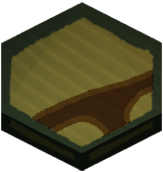
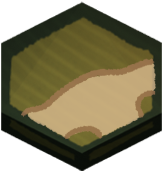
Comparing the layer stacks of the two 163×172 images. Changes:
pixels changed over [21, 58, 157, 140] (layer not identified)
